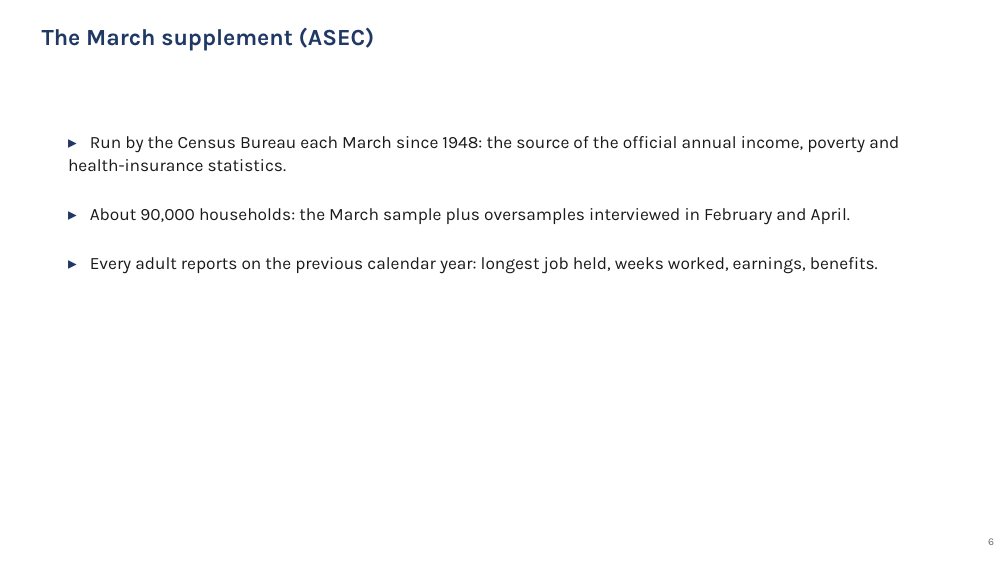
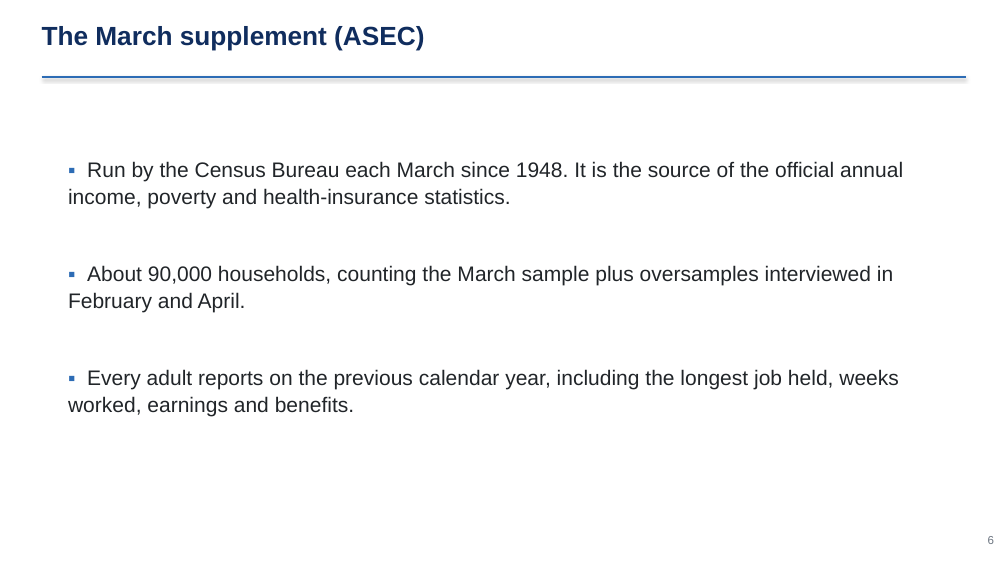
Before and after one commit to jedr1-ship-it/Alternative-Pathways----Quant, a slide deck: slide 6 of report/data_cluster/Proyect_US_cluster.pptx. Drawn at 1008x567 pixels with LibreOffice and Linux fonts; fonts in the diff are those of the drawing. Boxes give left, top, right and bottom in pixels: in the first picture for what was removed or moved away, otherwise in the second. Text is boxed around its words. In the diff, an @@ line names an element or a change of style, - is before the commit and + after.

```diff
--- a/report/data_cluster/Proyect_US_cluster.pptx
+++ b/report/data_cluster/Proyect_US_cluster.pptx
@@ text "The March supplement (ASEC)" at (x1=42, y1=26, x2=424, y2=51): size 22 to 25 pt, font Karla to Arial, text colour #1F3864 to #102D5E @@
@@ line added from (42, 77) to (966, 77), #2D6CB5 2.2 pt @@
@@ text at (x1=68, y1=161, x2=903, y2=417): text changed; size 16.5 to 20 pt; font Karla to Arial; text colour #1A1A1A to #212529 @@
-▸ Run by the Census Bureau each March since 1948: the source of the official annual income, poverty and health-insurance statistics.
-▸ About 90,000 households: the March sample plus oversamples interviewed in February and April.
-▸ Every adult reports on the previous calendar year: longest job held, weeks worked, earnings, benefits.
+▪ Run by the Census Bureau each March since 1948. It is the source of the official annual income, poverty and health-insurance statistics.
+▪ About 90,000 households, counting the March sample plus oversamples interviewed in February and April.
+▪ Every adult reports on the previous calendar year, including the longest job held, weeks worked, earnings and benefits.
@@ text "6" at (x1=988, y1=536, x2=994, y2=544): size 10 to 11 pt, font Karla to Arial @@
```
Also in this commit, not shown: 45 other slides changed, 2 slides added, 1 slide removed, 18 other files.
